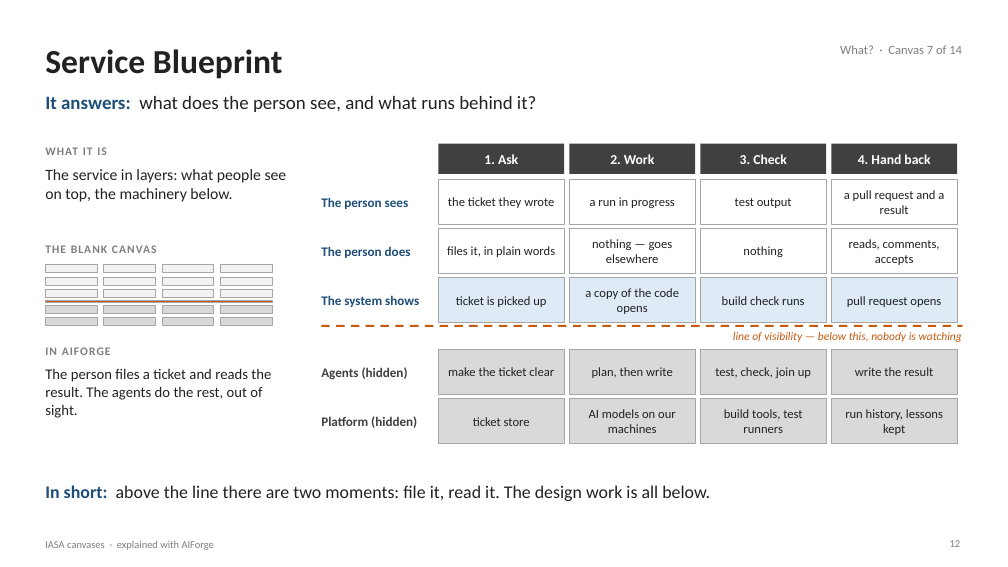
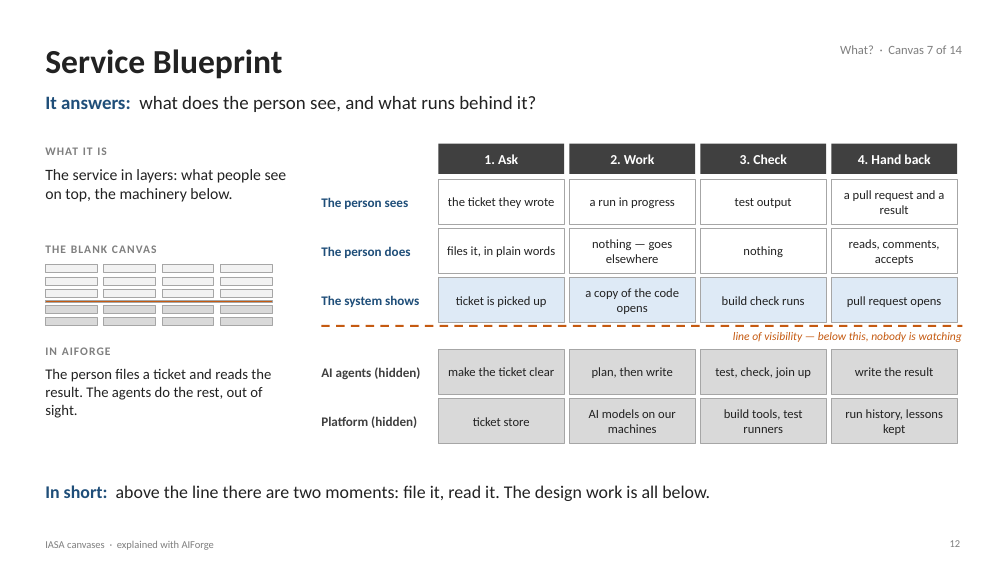
Before and after one commit to Manikanta-Reddy-Pasala/tools, a slide deck: slide 12 of course/iasa-aiforge/IASA-Canvases-with-AIForge.pptx. Drawn at 1008x567 pixels with LibreOffice and Linux fonts; fonts in the diff are those of the drawing. Boxes give left, top, right and bottom in pixels: in the first picture for what was removed or moved away, otherwise in the second. Text is boxed around its words. In the diff, an @@ line names an element or a change of style, - is before the commit and + after.

```diff
--- a/course/iasa-aiforge/IASA-Canvases-with-AIForge.pptx
+++ b/course/iasa-aiforge/IASA-Canvases-with-AIForge.pptx
@@ text at bbox=[321, 367, 420, 379]: text changed @@
-Agents (hidden)
+AI agents (hidden)
```
Also in this commit, not shown: 11 other slides changed, 2 other files.
